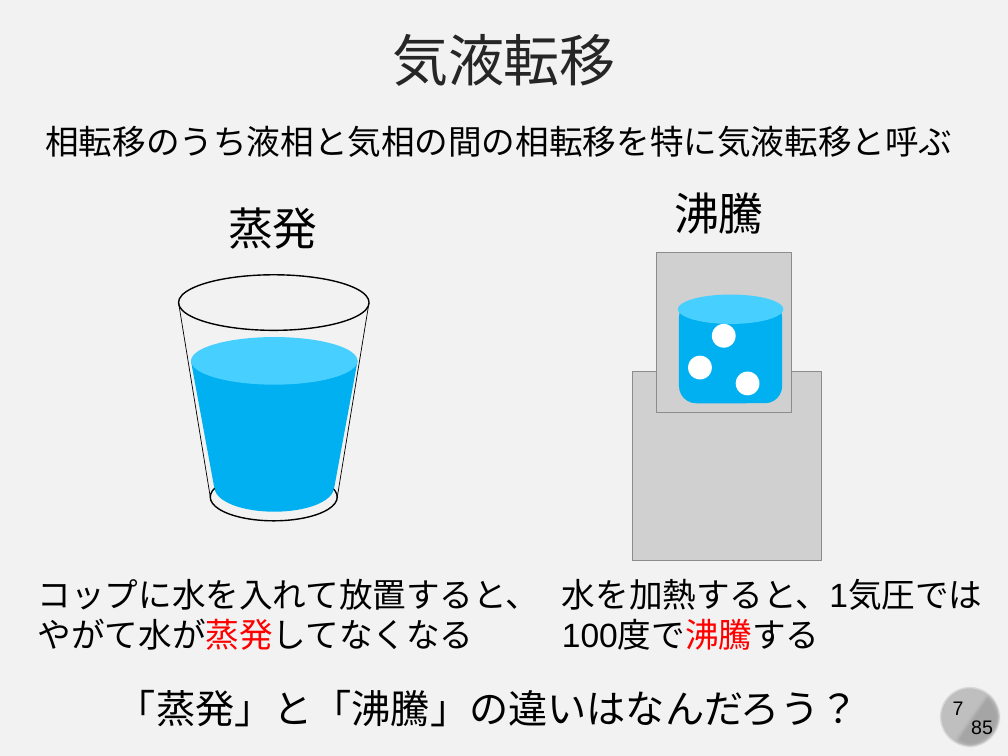
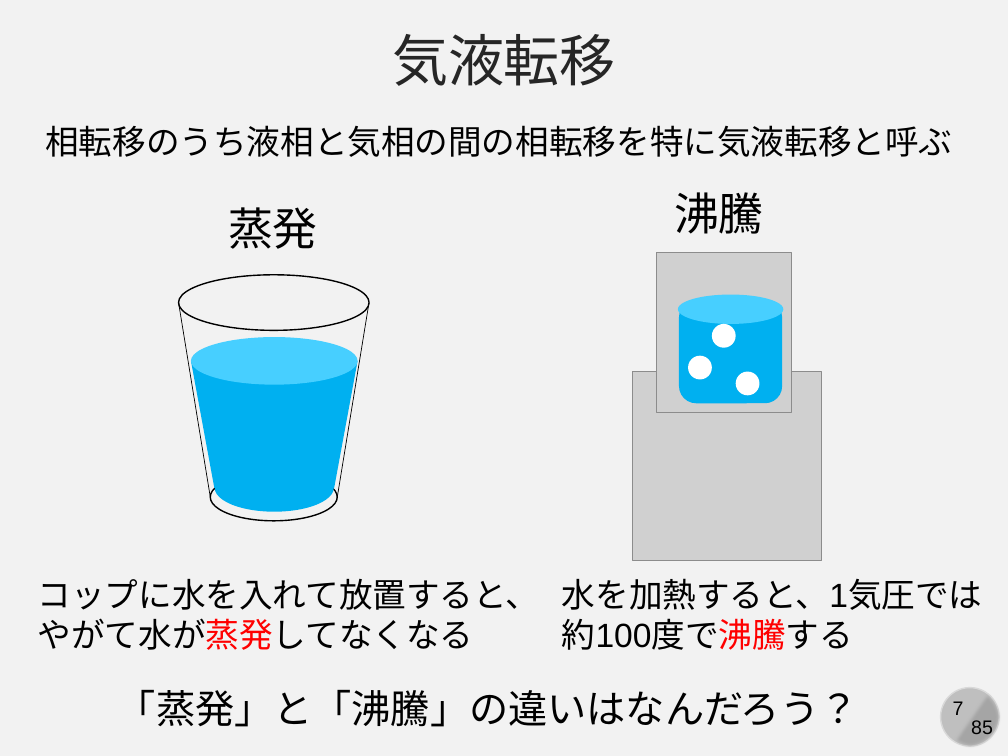
Before and after one commit to kaityo256/yamagata2022, a slide deck: slide 7 of 05_md_advanced/yamagata05.pptx. Drawn at 1008x756 pixels with LibreOffice and Linux fonts; fonts in the diff are those of the drawing; grey boxes stand for pictures. Boxes give left, top, right and bottom in pixels: in the first picture for what was removed or moved away, otherwise in the second. Text is boxed around its words. In the diff, an @@ line names an element or a change of style, - is before the commit and + after.

Commit message:
updates

```diff
--- a/05_md_advanced/yamagata05.pptx
+++ b/05_md_advanced/yamagata05.pptx
@@ text at (562, 618, 853, 650): text changed @@
-100度で沸騰する
+約100度で沸騰する
```
Also in this commit, not shown: 4 slides added.
